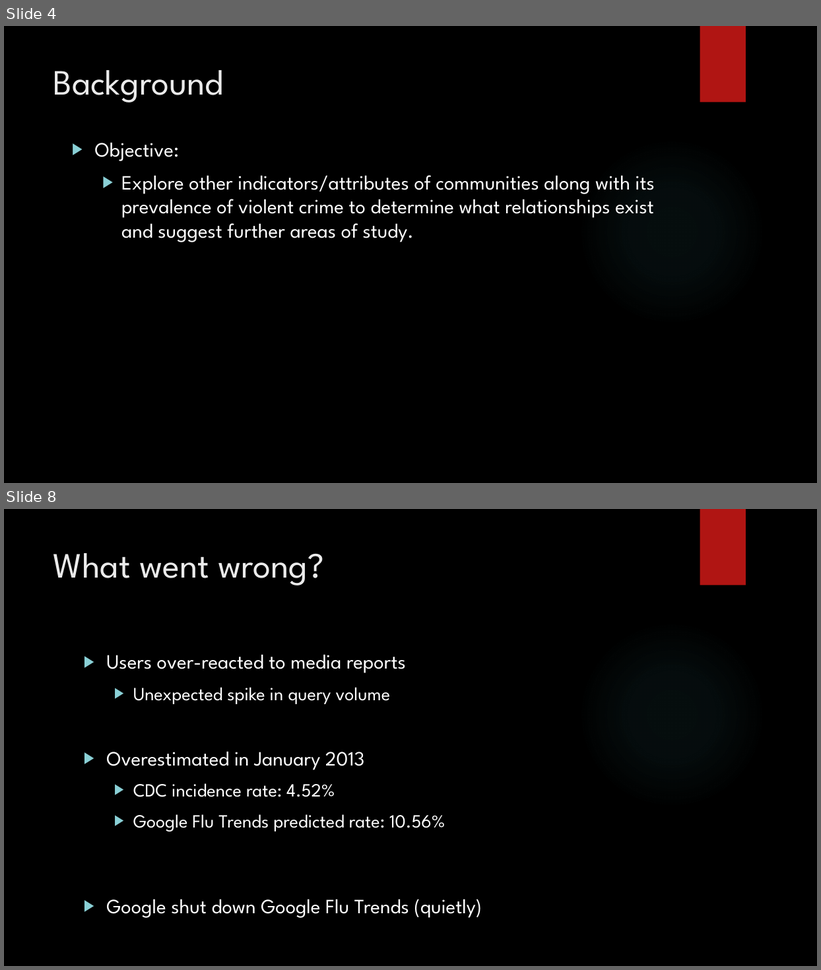
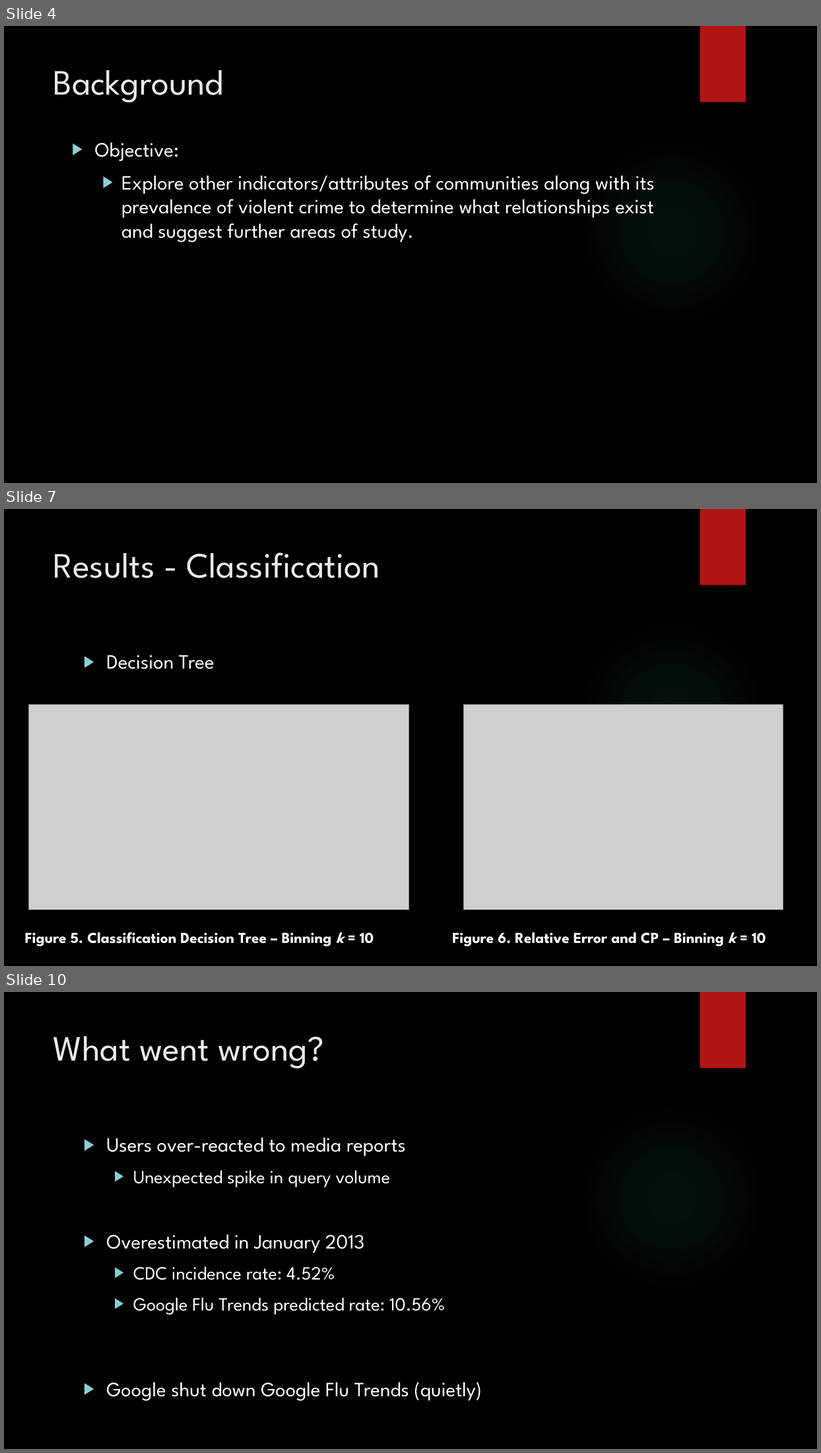
Before and after one commit to Polo08816/DataMining, a slide deck: GroupProject/GroupProject.pptx. Shown one above the other, each under a label of ours: slides 4 and 8 before the commit, slides 4, 7 and 10 after it; the slides between them are not shown. The pictures are 821x970 and 821x1453 pixels, drawn with LibreOffice and Linux fonts; fonts in the diff are those of the drawing; grey boxes stand for pictures; background and template pictures are left out. Boxes give left, top, right and bottom in pixels: in the first picture for what was removed or moved away, otherwise in the second. Text is boxed around its words. In the diff, an @@ line names an element or a change of style, - is before the commit and + after.

```diff
--- a/GroupProject/GroupProject.pptx
+++ b/GroupProject/GroupProject.pptx
@@ slide 7 added at [4,509,817,966], background picture (left out); not listed: 2 template elements that a slide beside it also shows @@
@@ title added at [54,553,380,578], 42 pt, text #EBEBEB @@
+Results - Classification
@@ text added at [106,655,215,669], 24 pt, text #FFFFFF @@
+▶ Decision Tree
@@ picture added at [28,705,409,910] @@
@@ picture added at [463,705,783,910] @@
@@ text added at [25,933,374,947], 18 pt, text #FFFFFF, bold @@
+Figure 5. Classification Decision Tree – Binning k = 10
@@ text added at [452,933,766,947], 18 pt, text #FFFFFF, bold @@
+Figure 6. Relative Error and CP – Binning k = 10
@@ what was slide 8 is now slide 10 @@
```
Also in this commit, not shown: 4 other slides added, 3 slides removed.
